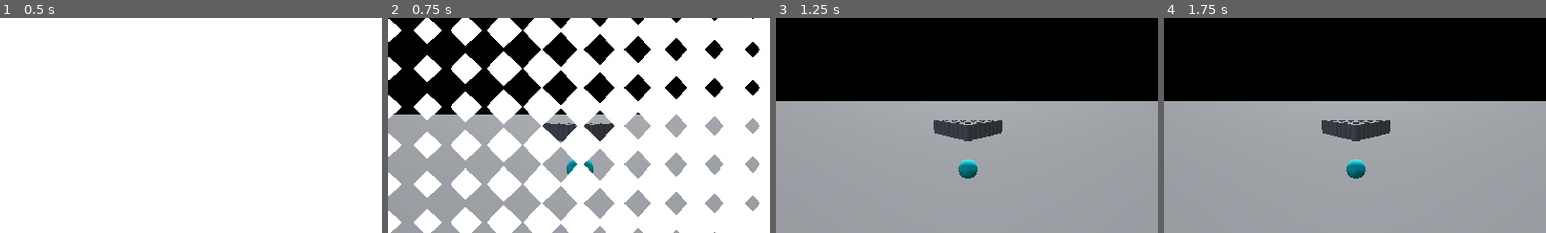
Above: before the commit, frames 1-4 (left to right).
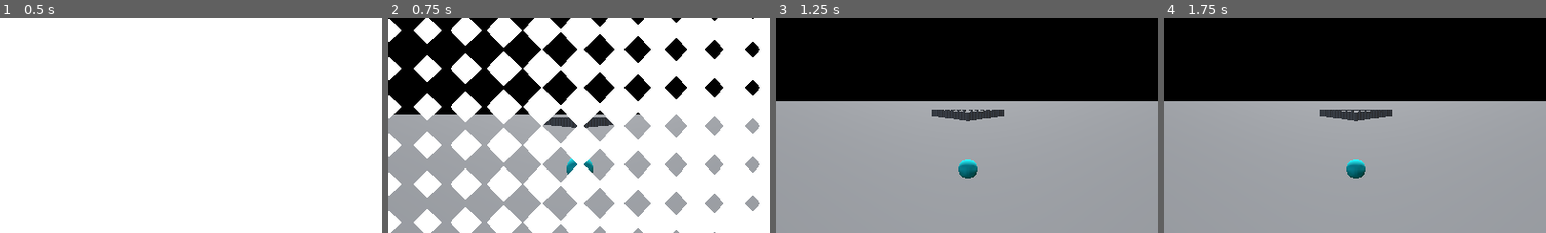
Above: after the commit, the same moments.

Repository: Cami-Cat/Dink-2026
Game: Godot game, scene res://Scenes/Core/GameCore/game_core.tscn
The game is run twice, just before and just after one commit, with the same random seed, the same clock (stepped at 60 frames per second) and the same inputs.
Inputs (mouse positions are % of the whole screen's width and height, from its top left):
- Up to frame 1 (0.5 s): no input
- Up to frame 2 (0.75 s): move the mouse to (72, 45) at 0.52 s; click (72, 45) at 0.6 s
- Up to frame 3 (1.25 s): no input
- Up to frame 4 (1.75 s): move the mouse to (30, 55) at 1.27 s; click (30, 55) at 1.35 s
The pictures show only the part of the screen within x 25-75%, y 15-65%; the shares and areas given below are measured in that part.

Frame 1 is identical in both runs. In frame 2, 1.0% of the frame differs, in the area x 40-60%, y 46-58%; in frame 3, 2.0%; in frame 4, 2.0%, in the area x 40-60%, y 42-58%.

Commit message:
add object base abstract class, add player trigger object

Diff:
--- a/Scenes/BaseScene/scene_base_3d.tscn
+++ b/Scenes/BaseScene/scene_base_3d.tscn
@@ -37,19 +37,19 @@
 
 [node name="Level" type="Node3D" parent="World Origin" unique_id=2076807864]
 
-[node name="MeshInstance3D" type="MeshInstance3D" parent="World Origin/Level" unique_id=1666067288]
+[node name="Ground" type="MeshInstance3D" parent="World Origin/Level" unique_id=1666067288]
 transform = Transform3D(623.4565, 0, 0, 0, 1, 0, 0, 0, 623.4565, 0, -1.3244996, 0)
 mesh = SubResource("PlaneMesh_amx8r")
 
-[node name="StaticBody3D" type="StaticBody3D" parent="World Origin/Level/MeshInstance3D" unique_id=1125670634]
+[node name="StaticBody3D" type="StaticBody3D" parent="World Origin/Level/Ground" unique_id=1125670634]
 
-[node name="CollisionShape3D" type="CollisionShape3D" parent="World Origin/Level/MeshInstance3D/StaticBody3D" unique_id=1753511751]
+[node name="CollisionShape3D" type="CollisionShape3D" parent="World Origin/Level/Ground/StaticBody3D" unique_id=1753511751]
 shape = SubResource("ConvexPolygonShape3D_wtbj1")
 
 [node name="Pin Master" parent="World Origin/Level" unique_id=57586675 instance=ExtResource("4_wtbj1")]
-transform = Transform3D(1, 0, 0, 0, 1, 0, 0, 0, 1, 0, 0, -23.685623)
-total_pins = 36
-pin_spacing = 1.31
+transform = Transform3D(1, 0, 0, 0, 1, 0, 0, 0, 1, 0, 0, -61.11328)
+total_pins = 105
+pin_spacing = 1.575
 
 [node name="WorldEnvironment" type="WorldEnvironment" parent="World Origin" unique_id=333920919]
 environment = SubResource("Environment_amx8r")
@@ -63,40 +63,3 @@
 follow_target = NodePath("../Character Controller")
 
 [node name="Character Controller" parent="." unique_id=727937802 instance=ExtResource("4_gdcde")]
-
-[connection signal="sleeping_state_changed" from="World Origin/Level/Pin Master/11" to="World Origin/Level/Pin Master/11/Pin Mesh" method="_on_static_body_3d_sleeping_state_changed"]
-[connection signal="sleeping_state_changed" from="World Origin/Level/Pin Master/12" to="World Origin/Level/Pin Master/12/Pin Mesh" method="_on_static_body_3d_sleeping_state_changed"]
-[connection signal="sleeping_state_changed" from="World Origin/Level/Pin Master/13" to="World Origin/Level/Pin Master/13/Pin Mesh" method="_on_static_body_3d_sleeping_state_changed"]
-[connection signal="sleeping_state_changed" from="World Origin/Level/Pin Master/14" to="World Origin/Level/Pin Master/14/Pin Mesh" method="_on_static_body_3d_sleeping_state_changed"]
-[connection signal="sleeping_state_changed" from="World Origin/Level/Pin Master/15" to="World Origin/Level/Pin Master/15/Pin Mesh" method="_on_static_body_3d_sleeping_state_changed"]
-[connection signal="sleeping_state_changed" from="World Origin/Level/Pin Master/16" to="World Origin/Level/Pin Master/16/Pin Mesh" method="_on_static_body_3d_sleeping_state_changed"]
-[connection signal="sleeping_state_changed" from="World Origin/Level/Pin Master/17" to="World Origin/Level/Pin Master/17/Pin Mesh" method="_on_static_body_3d_sleeping_state_changed"]
-[connection signal="sleeping_state_changed" from="World Origin/Level/Pin Master/18" to="World Origin/Level/Pin Master/18/Pin Mesh" method="_on_static_body_3d_sleeping_state_changed"]
-[connection signal="sleeping_state_changed" from="World Origin/Level/Pin Master/19" to="World Origin/Level/Pin Master/19/Pin Mesh" method="_on_static_body_3d_sleeping_state_changed"]
-[connection signal="sleeping_state_changed" from="World Origin/Level/Pin Master/20" to="World Origin/Level/Pin Master/20/Pin Mesh" method="_on_static_body_3d_sleeping_state_changed"]
-[connection signal="sleeping_state_changed" from="World Origin/Level/Pin Master/22" to="World Origin/Level/Pin Master/22/Pin Mesh" method="_on_static_body_3d_sleeping_state_changed"]
-[connection signal="sleeping_state_changed" from="World Origin/Level/Pin Master/23" to="World Origin/Level/Pin Master/23/Pin Mesh" method="_on_static_body_3d_sleeping_state_changed"]
-[connection signal="sleeping_state_changed" from="World Origin/Level/Pin Master/26" to="World Origin/Level/Pin Master/26/Pin Mesh" method="_on_static_body_3d_sleeping_state_changed"]
-[connection signal="sleeping_state_changed" from="World Origin/Level/Pin Master/27" to="World Origin/Level/Pin Master/27/Pin Mesh" method="_on_static_body_3d_sleeping_state_changed"]
-[connection signal="sleeping_state_changed" from="World Origin/Level/Pin Master/30" to="World Origin/Level/Pin Master/30/Pin Mesh" method="_on_static_body_3d_sleeping_state_changed"]
-[connection signal="sleeping_state_changed" from="World Origin/Level/Pin Master/31" to="World Origin/Level/Pin Master/31/Pin Mesh" method="_on_static_body_3d_sleeping_state_changed"]
-[connection signal="sleeping_state_changed" from="World Origin/Level/Pin Master/34" to="World Origin/Level/Pin Master/34/Pin Mesh" method="_on_static_body_3d_sleeping_state_changed"]
-[connection signal="sleeping_state_changed" from="World Origin/Level/Pin Master/35" to="World Origin/Level/Pin Master/35/Pin Mesh" method="_on_static_body_3d_sleeping_state_changed"]
-[connection signal="sleeping_state_changed" from="World Origin/Level/Pin Master/38" to="World Origin/Level/Pin Master/38/Pin Mesh" method="_on_static_body_3d_sleeping_state_changed"]
-[connection signal="sleeping_state_changed" from="World Origin/Level/Pin Master/39" to="World Origin/Level/Pin Master/39/Pin Mesh" method="_on_static_body_3d_sleeping_state_changed"]
-[connection signal="sleeping_state_changed" from="World Origin/Level/Pin Master/42" to="World Origin/Level/Pin Master/42/Pin Mesh" method="_on_static_body_3d_sleeping_state_changed"]
-[connection signal="sleeping_state_changed" from="World Origin/Level/Pin Master/43" to="World Origin/Level/Pin Master/43/Pin Mesh" method="_on_static_body_3d_sleeping_state_changed"]
-[connection signal="sleeping_state_changed" from="World Origin/Level/Pin Master/46" to="World Origin/Level/Pin Master/46/Pin Mesh" method="_on_static_body_3d_sleeping_state_changed"]
-[connection signal="sleeping_state_changed" from="World Origin/Level/Pin Master/47" to="World Origin/Level/Pin Master/47/Pin Mesh" method="_on_static_body_3d_sleeping_state_changed"]
-[connection signal="sleeping_state_changed" from="World Origin/Level/Pin Master/50" to="World Origin/Level/Pin Master/50/Pin Mesh" method="_on_static_body_3d_sleeping_state_changed"]
-[connection signal="sleeping_state_changed" from="World Origin/Level/Pin Master/51" to="World Origin/Level/Pin Master/51/Pin Mesh" method="_on_static_body_3d_sleeping_state_changed"]
-[connection signal="sleeping_state_changed" from="World Origin/Level/Pin Master/54" to="World Origin/Level/Pin Master/54/Pin Mesh" method="_on_static_body_3d_sleeping_state_changed"]
-[connection signal="sleeping_state_changed" from="World Origin/Level/Pin Master/55" to="World Origin/Level/Pin Master/55/Pin Mesh" method="_on_static_body_3d_sleeping_state_changed"]
-[connection signal="sleeping_state_changed" from="World Origin/Level/Pin Master/58" to="World Origin/Level/Pin Master/58/Pin Mesh" method="_on_static_body_3d_sleeping_state_changed"]
-[connection signal="sleeping_state_changed" from="World Origin/Level/Pin Master/59" to="World Origin/Level/Pin Master/59/Pin Mesh" method="_on_static_body_3d_sleeping_state_changed"]
-[connection signal="sleeping_state_changed" from="World Origin/Level/Pin Master/62" to="World Origin/Level/Pin Master/62/Pin Mesh" method="_on_static_body_3d_sleeping_state_changed"]
-[connection signal="sleeping_state_changed" from="World Origin/Level/Pin Master/63" to="World Origin/Level/Pin Master/63/Pin Mesh" method="_on_static_body_3d_sleeping_state_changed"]
-[connection signal="sleeping_state_changed" from="World Origin/Level/Pin Master/66" to="World Origin/Level/Pin Master/66/Pin Mesh" method="_on_static_body_3d_sleeping_state_changed"]
-[connection signal="sleeping_state_changed" from="World Origin/Level/Pin Master/67" to="World Origin/Level/Pin Master/67/Pin Mesh" method="_on_static_body_3d_sleeping_state_changed"]
-[connection signal="sleeping_state_changed" from="World Origin/Level/Pin Master/70" to="World Origin/Level/Pin Master/70/Pin Mesh" method="_on_static_body_3d_sleeping_state_changed"]
-[connection signal="sleeping_state_changed" from="World Origin/Level/Pin Master/71" to="World Origin/Level/Pin Master/71/Pin Mesh" method="_on_static_body_3d_sleeping_state_changed"]
--- /dev/null
+++ b/Scenes/Level/Objects/player_trigger.tscn
@@ -0,0 +1,11 @@
+[gd_scene format=3 uid="uid://cj7wlws8pjhnm"]
+
+[ext_resource type="Script" uid="uid://sydlavbpat37" path="res://player_trigger.gd" id="1_rc1s5"]
+
+[sub_resource type="BoxShape3D" id="BoxShape3D_amx8r"]
+
+[node name="Node3D" type="Area3D" unique_id=1665584643]
+script = ExtResource("1_rc1s5")
+
+[node name="CollisionShape3D" type="CollisionShape3D" parent="." unique_id=10710019]
+shape = SubResource("BoxShape3D_amx8r")
--- /dev/null
+++ b/Scripts/Class/Level/Objects/object_base.gd
@@ -0,0 +1,16 @@
+@abstract class_name ObjectBase extends Node3D
+
+signal spawn_object
+
+@export_group("Spawn Method")
+@export var required_stage : int = 0
+
+func _ready() -> void:
+	var scene : SceneBase3D = get_tree().get_first_node_in_group(SceneBase3D.SCENE_GROUP)
+	scene.scene_completed.connect(_on_scene_completed)
+	return
+
+func _on_scene_completed(new_stage_num : int) -> void:
+	if new_stage_num < required_stage : return
+	spawn_object.emit()
+	return
--- a/Scripts/Globals/g_var.gd
+++ b/Scripts/Globals/g_var.gd
@@ -74,4 +74,4 @@
 	set(value):
 		world_origin = value
 
-var stage_completion_states : Dictionary[StringName, int] = {}
+var total_scene_completions : int = 0
--- a/Scripts/Scene Management/scene_base_3d.gd
+++ b/Scripts/Scene Management/scene_base_3d.gd
@@ -1,10 +1,14 @@
 class_name SceneBase3D
 extends SceneBase
 
-@export_group("Stage Data")
-@export var stage_id : StringName = &"Stage"
-@export var stage_num : int = 0
-@export var next_stage : PackedScene
+const SCENE_GROUP : StringName = &"Scene"
+
+var stage_num : int = 0
+
+signal scene_completed(new_stage : int)
+
+func _init() -> void:
+	add_to_group(SCENE_GROUP)
 
 func _ready() -> void:
 	super()
@@ -26,6 +30,7 @@
 	return
 
 func _on_stage_complete() -> void:
-	var unique_string = stage_id + "_" + str(stage_num)
-	GVar.stage_completion_states[unique_string] += 1
+	GVar.total_scene_completions += 1
+	scene_completed.emit(GVar.total_scene_completions)
+	stage_num = GVar.total_scene_completions
 	return
--- /dev/null
+++ b/player_trigger.gd
@@ -0,0 +1,45 @@
+class_name PlayerTrigger extends Area3D
+
+signal player_entered
+signal player_exited
+
+@export_group("Override Triggers")
+@export var trigger_on_enter : Array[Node3D]
+@export var trigger_on_exit : Array[Node3D]
+
+enum TRIGGER_STATE {
+	ENTER,
+	EXIT,
+}
+
+func _ready() -> void:
+	return
+
+func _connect_signals() -> void:
+	body_entered.connect(_on_body_entered)
+	body_exited.connect(_on_body_exited)
+	player_entered.connect(_force_trigger_enter)
+	player_exited.connect(_force_trigger_exit)
+	return
+
+func _on_body_entered(body : Node3D) -> void:
+	if body is CharacterController:
+		player_entered.emit()
+	return
+
+func _on_body_exited(body : Node3D) -> void:
+	if body is CharacterController:
+		player_exited.emit()
+	return
+
+func _force_trigger_enter() -> void:
+	for object in trigger_on_enter:
+		if !object.has_method("on_trigger") : return
+		object.on_trigger(TRIGGER_STATE.ENTER)
+	return
+
+func _force_trigger_exit() -> void:
+	for object in trigger_on_exit:
+		if !object.has_method("on_trigger") : return
+		object.on_trigger(TRIGGER_STATE.EXIT)
+	return
Not shown, added: Scripts/Class/Level/Objects/object_base.gd.uid
Not shown, added: player_trigger.gd.uid
